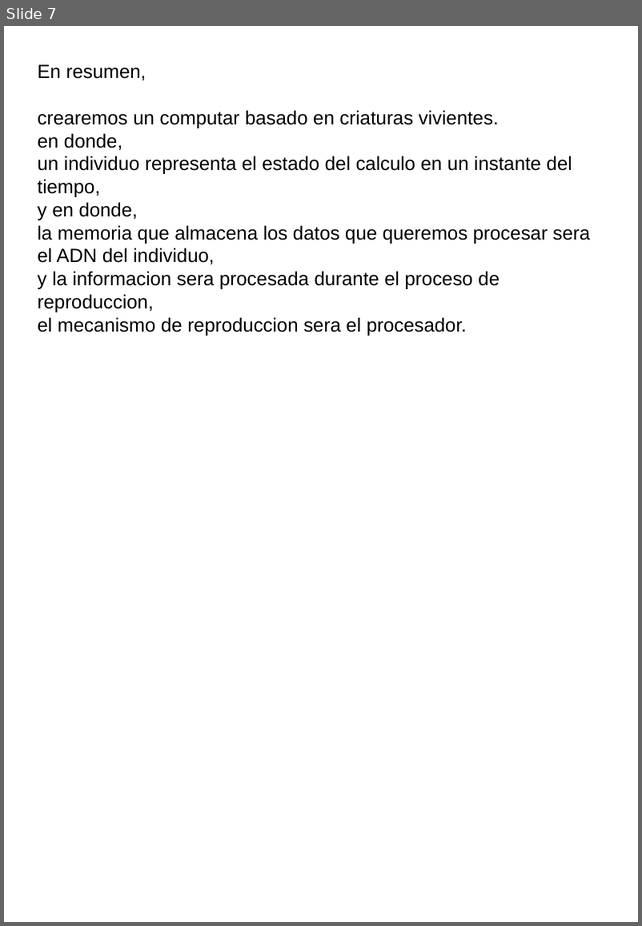
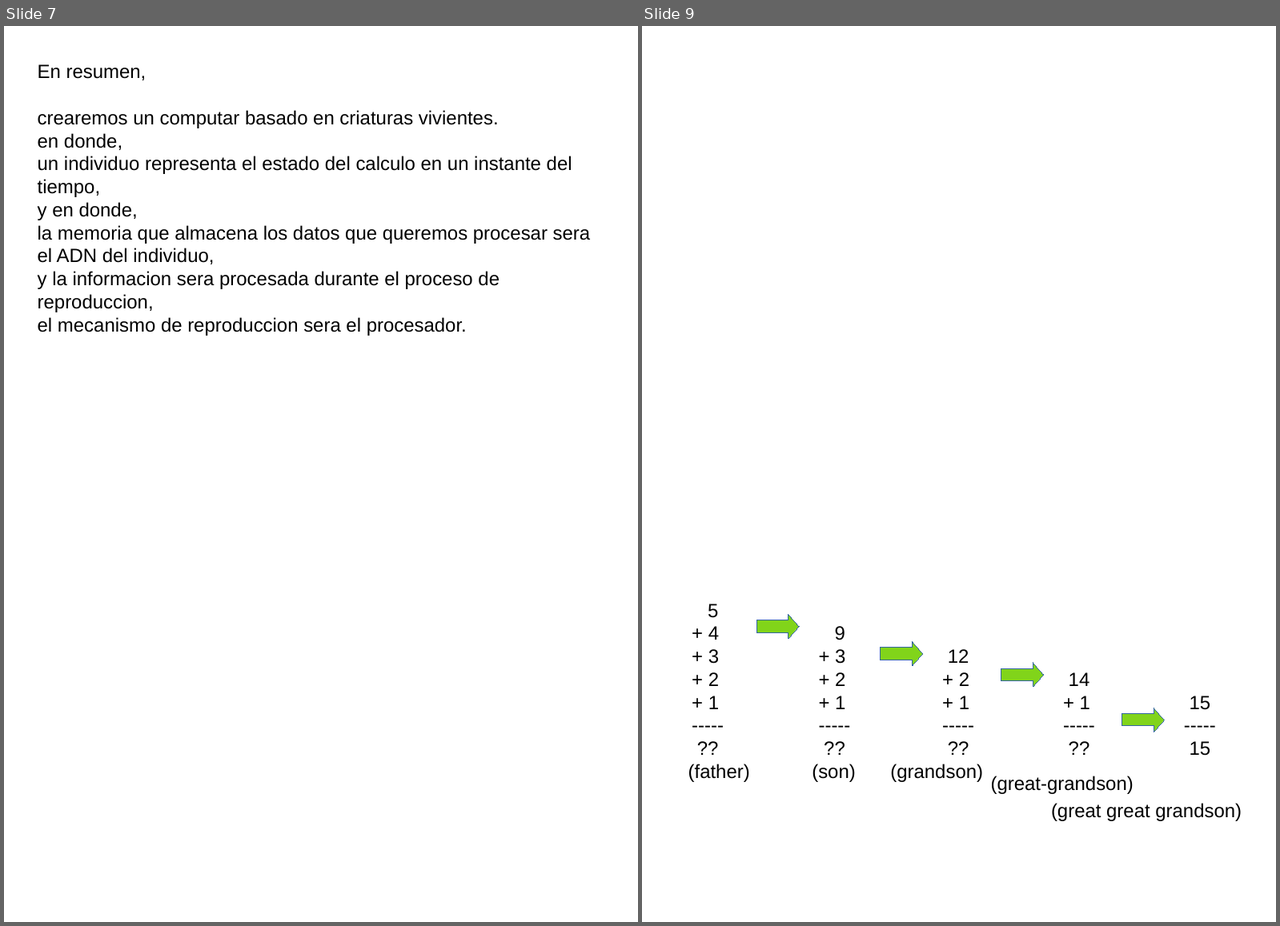
Before and after one commit to fabhrius/La-Cosa, a slide deck: capitulos/1 - Procesamiento de la informacion/Procesamiento de la informacion.odp. Shown side by side, each under a label of ours: slide 7 before the commit, slides 7 and 9 after it; the slides between them are not shown. The pictures are 642x926 and 1280x926 pixels, drawn with LibreOffice and Linux fonts; fonts in the diff are those of the drawing. Boxes give left, top, right and bottom in pixels: in the first picture for what was removed or moved away, otherwise in the second. Text is boxed around its words. In the diff, an @@ line names an element or a change of style, - is before the commit and + after.

```diff
--- a/capitulos/1 - Procesamiento de la informacion/Procesamiento de la informacion.odp
+++ b/capitulos/1 - Procesamiento de la informacion/Procesamiento de la informacion.odp
@@ slide 9 added at bbox=[642, 26, 1276, 922], background #FFFFFF @@
@@ text added at bbox=[708, 604, 719, 709], 18 pt, text #000000 @@
+5
++ 4
++ 3
++ 2
++ 1
+-----
+??
@@ right arrow added at bbox=[757, 614, 799, 638], fill #81D41A, outline #3465A4 0 pt @@
@@ text added at bbox=[835, 626, 845, 709], 18 pt, text #000000 @@
+9
++ 3
++ 2
++ 1
+-----
+??
@@ right arrow added at bbox=[880, 641, 923, 665], fill #81D41A, outline #3465A4 0 pt @@
@@ text added at bbox=[948, 649, 969, 709], 18 pt, text #000000 @@
+12
++ 2
++ 1
+-----
+??
@@ right arrow added at bbox=[1001, 663, 1044, 687], fill #81D41A, outline #3465A4 0 pt @@
@@ text added at bbox=[1068, 672, 1090, 709], 18 pt, text #000000 @@
+14
++ 1
+-----
+??
@@ text added at bbox=[1189, 696, 1211, 756], 18 pt, text #000000 @@
+15
+-----
+15
@@ right arrow added at bbox=[1122, 708, 1164, 732], fill #81D41A, outline #3465A4 0 pt @@
@@ text added at bbox=[688, 764, 750, 782], 18 pt, text #000000 @@
+(father)
@@ text added at bbox=[812, 764, 856, 782], 18 pt, text #000000 @@
+(son)
@@ text added at bbox=[890, 764, 983, 782], 18 pt, text #000000 @@
+(grandson)
@@ text added at bbox=[991, 776, 1133, 794], 18 pt, text #000000 @@
+(great-grandson)
@@ text added at bbox=[1051, 803, 1241, 821], 18 pt, text #000000 @@
+(great great grandson)
```
Also in this commit, not shown: 1 slide changed, 1 other file.
